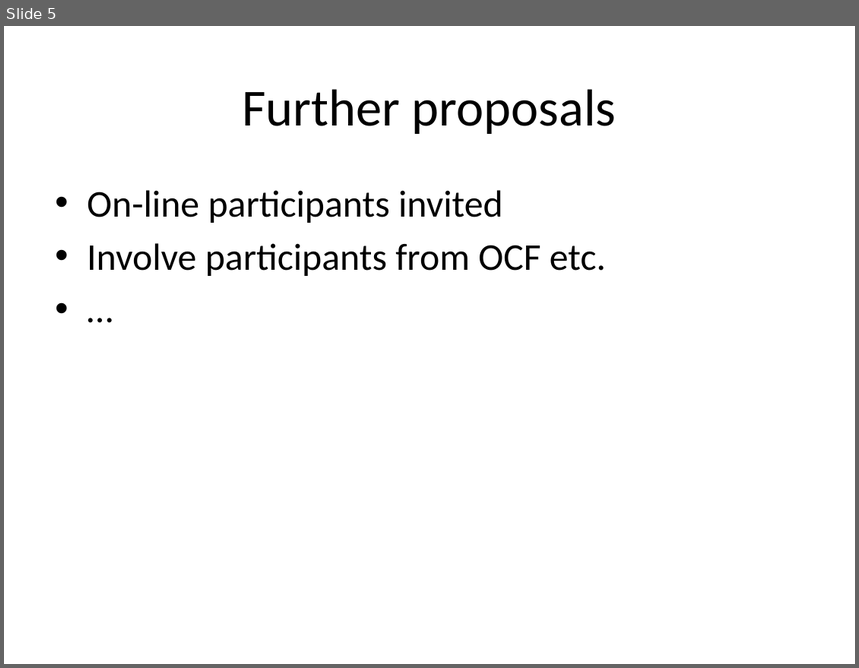
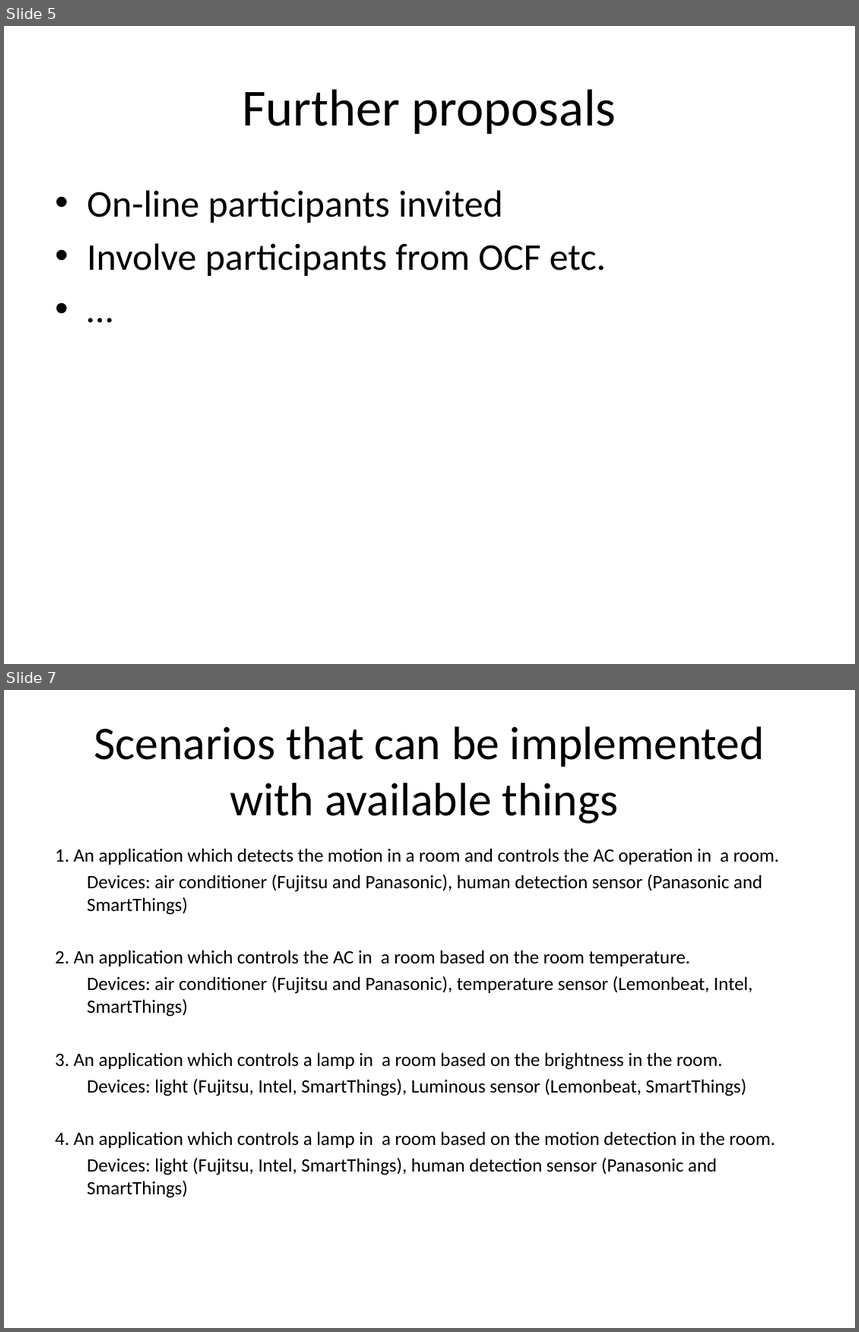
Before and after one commit to w3c/wot, a slide deck: plugfest/2018-prague/semantic integration/Semantic-Integration-Prague-PlugFest-Preparation.pptx. Shown one above the other, each under a label of ours: slide 5 before the commit, slides 5 and 7 after it; the slides between them are not shown. The pictures are 859x668 and 859x1332 pixels, drawn with LibreOffice and Linux fonts; fonts in the diff are those of the drawing. Boxes give left, top, right and bottom in pixels: in the first picture for what was removed or moved away, otherwise in the second. Text is boxed around its words. In the diff, an @@ line names an element or a change of style, - is before the commit and + after.

Commit message:
A proposal for scenarios and semantic challenges added.

```diff
--- a/plugfest/2018-prague/semantic integration/Semantic-Integration-Prague-PlugFest-Preparation.pptx
+++ b/plugfest/2018-prague/semantic integration/Semantic-Integration-Prague-PlugFest-Preparation.pptx
@@ slide 7 added at bbox=[4, 690, 855, 1328], background #FFFFFF @@
@@ title added at bbox=[94, 726, 765, 824], 39.6 pt, text #000000 @@
+Scenarios that can be implemented with available things
@@ text added at bbox=[55, 848, 779, 1198], 16 pt, text #000000 @@
+1. An application which detects the motion in a room and controls the AC operation in a room.
+Devices: air conditioner (Fujitsu and Panasonic), human detection sensor (Panasonic and SmartThings)
+2. An application which controls the AC in a room based on the room temperature.
+Devices: air conditioner (Fujitsu and Panasonic), temperature sensor (Lemonbeat, Intel, SmartThings)
+3. An application which controls a lamp in a room based on the brightness in the room.
+Devices: light (Fujitsu, Intel, SmartThings), Luminous sensor (Lemonbeat, SmartThings)
+4. An application which controls a lamp in a room based on the motion detection in the room.
+Devices: light (Fujitsu, Intel, SmartThings), human detection sensor (Panasonic and SmartThings)
```
Also in this commit, not shown: 1 slide changed, 1 other slide added.
